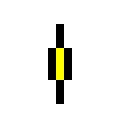
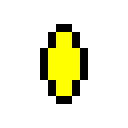
Before/after of a w=128, h=128 layered artwork. What changed in the layer stack:
hid "Coin2" over [48, 24, 72, 104]
showed "Coin1", painted on it over [40, 24, 88, 104]
